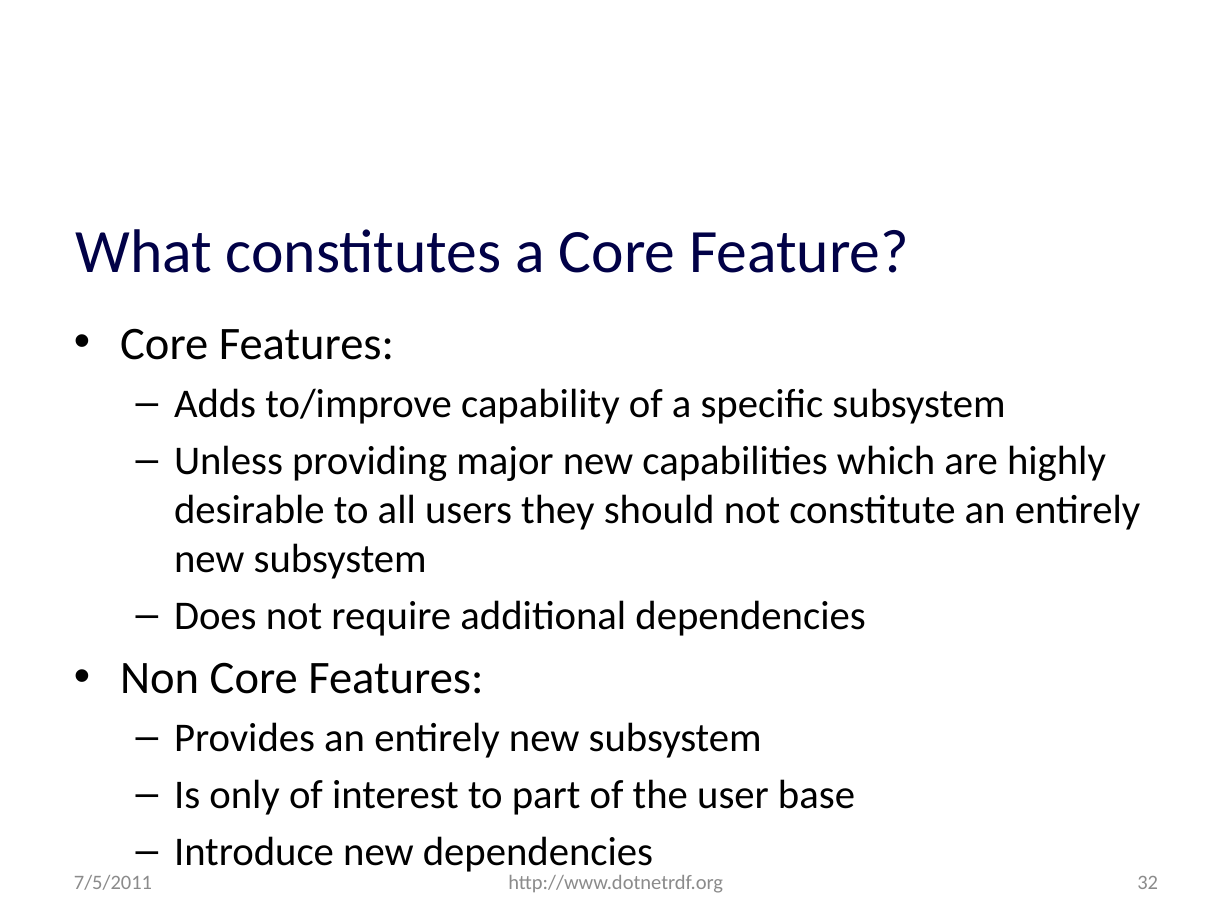
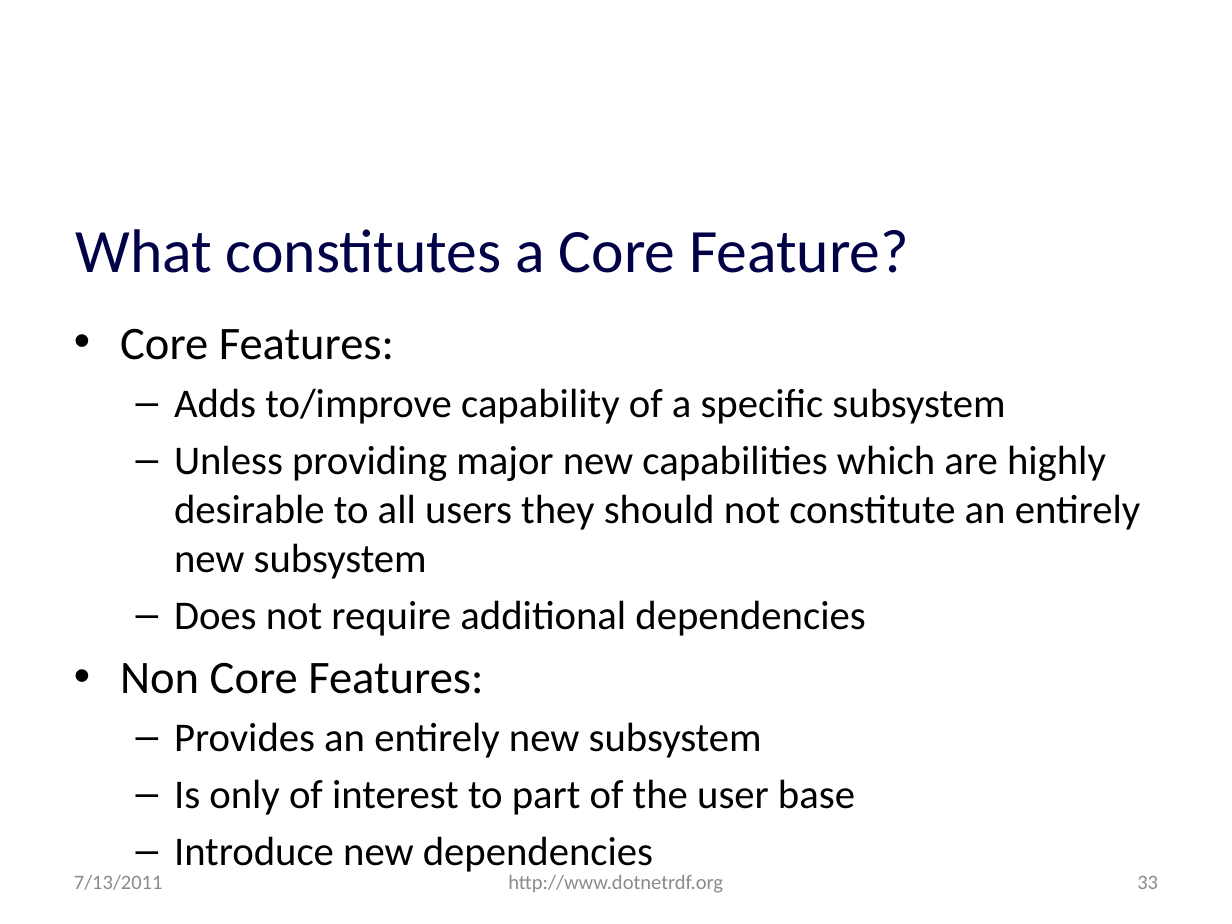
Before and after one commit to JohnGoldsmith/dotnetrdf-wiki, a slide deck: slide 33 of Slides/Roadmap.pptx (slide 32 before the commit). Drawn at 1232x924 pixels with LibreOffice and Linux fonts; fonts in the diff are those of the drawing; background and template pictures are left out. Boxes give left, top, right and bottom in pixels: in the first picture for what was removed or moved away, otherwise in the second. Text is boxed around its words. In the diff, an @@ line names an element or a change of style, - is before the commit and + after.

```diff
--- a/Slides/Roadmap.pptx
+++ b/Slides/Roadmap.pptx
@@ text at (x1=74, y1=875, x2=163, y2=890): text changed @@
-7/5/2011
+7/13/2011
@@ page number at (x1=1137, y1=876, x2=1158, y2=889): text changed @@
-32
+33
```
Also in this commit, not shown: 44 other slides changed, 1 slide added.
